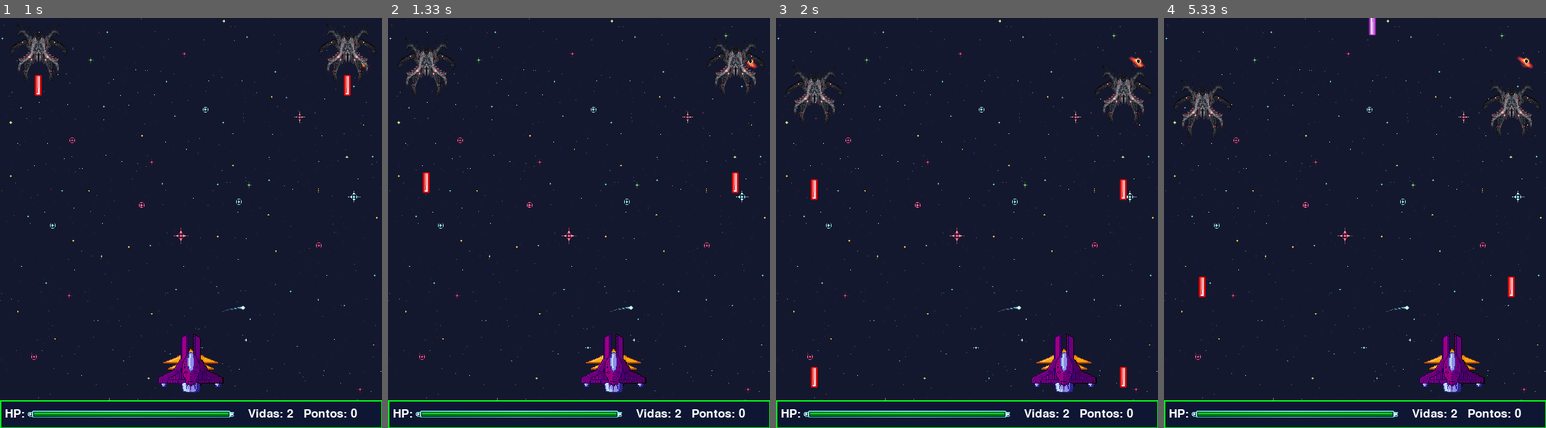
Above: before the commit, frames 1-4 (left to right).
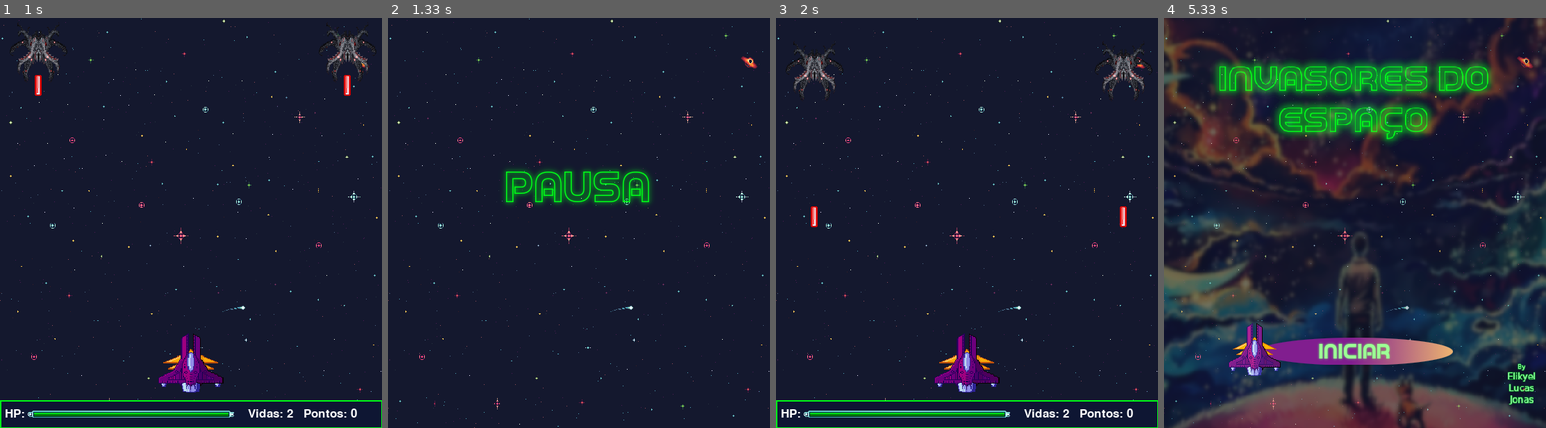
Above: after the commit, the same moments.

Repository: cjs-13/Projeto_pygame
Game: pygame game, started from main.py
Same seed, same stepped clock (60 frames per second), same inputs: the game is played once before the commit and once after it.
Inputs (mouse positions are in pixels of both pictures, inside the frame that each line leads up to):
- Up to frame 1 (1 s): hold Esc 0.33-0.8 s; click (191, 206) at 0.88 s
- Up to frame 2 (1.33 s): hold P from 1.17 s (still down); hold Right from 1.17 s (still down); move the mouse to (487, 227) at 1.2 s
- Up to frame 3 (2 s): release P at 1.63 s; release Right at 1.63 s; click (967, 218) at 1.72 s
- Up to frame 4 (5.33 s): hold P 2-2.47 s; hold Right 2-2.47 s; move the mouse to (1496, 366) at 2.03 s; tap Space at 2.07, 2.37, 2.57, 2.87, 3.4, 3.7, 4.23, 4.53 s; hold Esc 2.5-2.97 s; click (1355, 276) at 3.05 s; hold Esc 3.33-3.8 s; tap U at 3.48 s; click (1355, 206) at 3.88 s; hold Right 4.17-4.63 s; move the mouse to (1500, 378) at 4.2 s; click (1301, 136) at 4.72 s; click (1355, 276) at 5.05 s

Frame 1 is identical in both runs. In frame 2, 7.1% of the frame differs, in the area x 0-100%, y 4-100%; in frame 3, 4.8%; in frame 4, 46%, in the area x 0-100%, y 0-100%.

Commit message:
Adição da tela de pausa no jogo.
Agora o jogador pode pausar o jogo, clicando com o mouse na tela do jogo, ou pressionando a tecla p.

Diff:
--- a/main.py
+++ b/main.py
@@ -586,10 +586,17 @@
                 jogando = False
                 pg.quit()
                 exit()
+
+            if event.type == pg.MOUSEBUTTONDOWN:
+                tela_pause()
+
             if event.type == pg.KEYDOWN:
                 if event.key == pg.K_ESCAPE:
                     jogando = False
                     menu_principal()
+                if event.key == pg.K_p:
+                    tela_pause()
+
                 if event.key == pg.K_u:
                     fase.criar_inimigo(random.randint(5,450),0,random.randint(0,3), naves)
 
@@ -598,8 +605,6 @@
 
                 if event.key == pg.K_k:
                     fase.pular_fase()
-            if event.type == pg.MOUSEBUTTONDOWN:
-                tela_pause()
 
         keys = pg.key.get_pressed()
         if (keys[pg.K_a] or keys[pg.K_LEFT]) and jogador.x - jogador_vel > 0:
@@ -795,9 +800,65 @@
         pg.display.flip()
 
 def tela_pause():
-    pass
+    # Pegando a largura as imagens usadas na tela
+    larg_nome = TEXTO_PAUSA.get_width()
+    B_CONTINUAR_largura = B_INICIAR.get_width()
+
+    # Definindo a coordenada horizontal de início da imagem
+    largura_nome = LARGURA//2 - larg_nome//2
+    largura_geral = LARGURA//2 - B_CONTINUAR_largura//2
+
+    # Definindo a coordenada vertical de início da imagem
+    altura_nome = ALTURA
+    altura_continuar = ALTURA + 100
+    altura_menu = ALTURA + 100
+
+    pause = True
+
+    while pause:
+        RELOGIO.tick(FPS)
+        TELA.blit(BG, (0, 0))
+
+        # Atualizações na posição vertical de cada imagem
+        if altura_nome > ALTURA//6:
+            altura_nome -= 40
+        else:
+            if altura_continuar > altura_nome + (ALTURA//3):
+                altura_continuar -= 30
+            else:
+                if altura_menu > altura_continuar + (ALTURA//6):
+                    altura_menu -= 30
+
+
+        # Colocando imagens na tela
+
+        TELA.blit(TEXTO_PAUSA, (largura_nome, altura_nome))
+        TELA.blit(B_CONTINUAR, (largura_geral, altura_continuar))
+        TELA.blit(B_BACK_MENU, (largura_geral, altura_menu))
+
+        # Controle de Eventos de Mouse e Teclado
+        for event in pg.event.get():
+            if event.type == pg.QUIT:
+                pause = False
+                pg.quit()
+                exit()
+
+            if event.type == pg.KEYDOWN:
+                if event.key == pg.K_ESCAPE:
+                    pause = False
+                    menu_principal()
+
+            if event.type == pg.MOUSEBUTTONDOWN:
+                x = pg.mouse.get_pos()[0]
+                y = pg.mouse.get_pos()[1]
+                if 137 < x < 409 and 270 < y < 306:
+                    pause = False
+                if 137 < x < 417 and 354 < y < 395:
+                    menu_principal()
+        pg.display.flip()
 
 def tela_fim_de_jogo(pontos):
+    # Definindo label da pontuação
     label_pontos = FONT_PRINCIPAL.render(f"Sua Pontuação: {pontos}", True, BRANCO)
 
     # Pegando a largura as imagens usadas na tela
